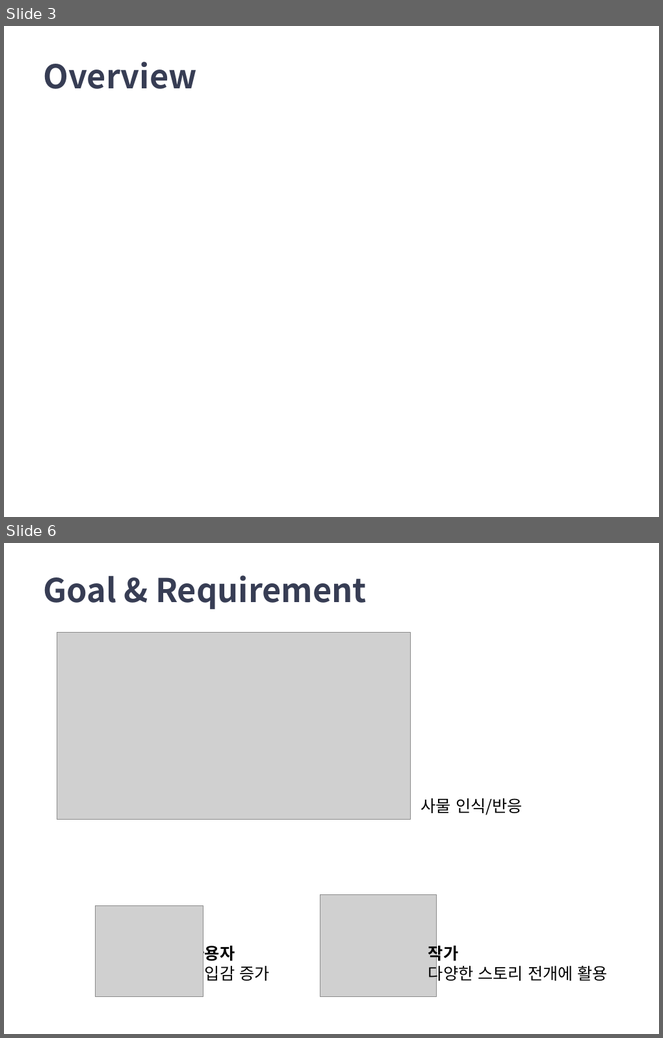
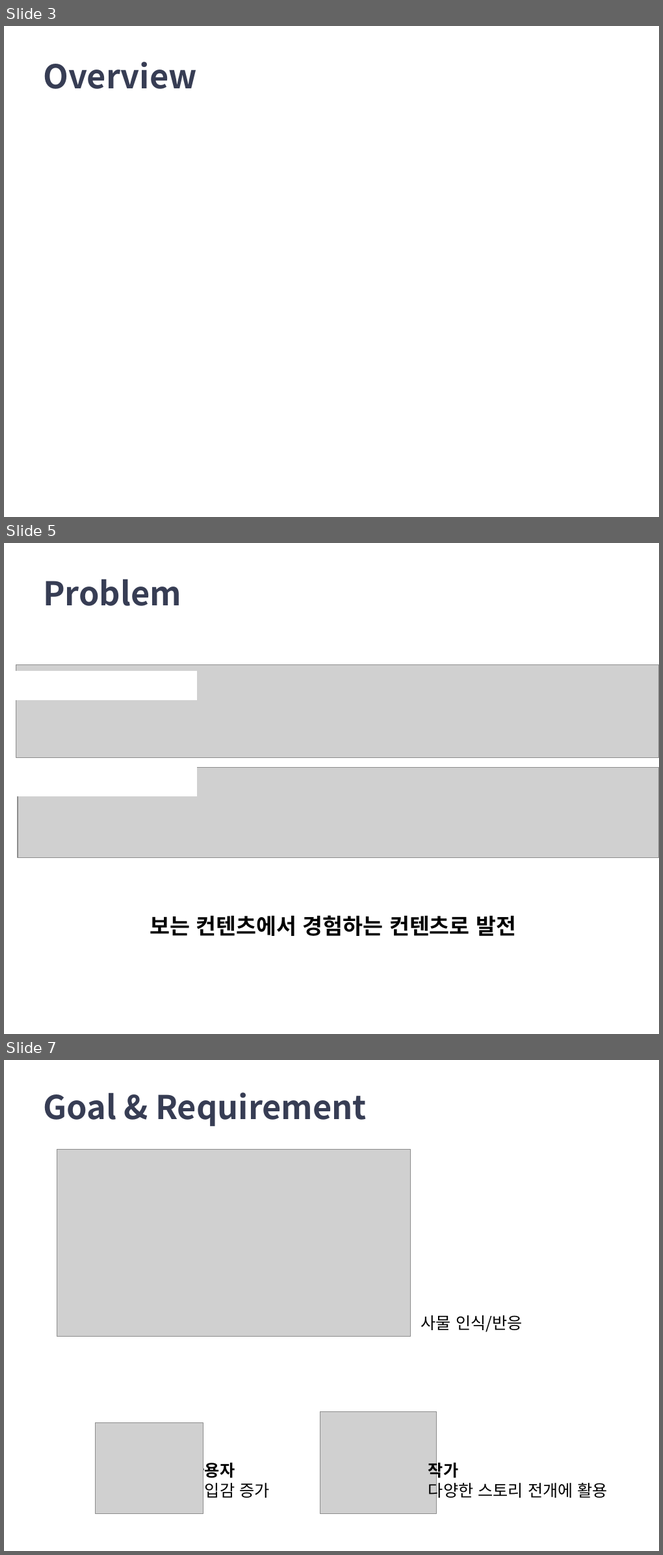
Before and after one commit to Jamjomjara/snu-artoon, a slide deck: artoon-spec.pptx. Shown one above the other, each under a label of ours: slides 3 and 6 before the commit, slides 3, 5 and 7 after it; the slides between them are not shown. The pictures are 663x1038 and 663x1555 pixels, drawn with LibreOffice and Linux fonts; fonts in the diff are those of the drawing; grey boxes stand for pictures. Boxes give left, top, right and bottom in pixels: in the first picture for what was removed or moved away, otherwise in the second. Text is boxed around its words. In the diff, an @@ line names an element or a change of style, - is before the commit and + after.

```diff
--- a/artoon-spec.pptx
+++ b/artoon-spec.pptx
@@ slide 5 added at bbox=[4, 543, 659, 1034], background #FFFFFF @@
@@ title added at bbox=[43, 579, 181, 606], 36 pt, text #373D54, bold @@
+Problem
@@ picture added at bbox=[16, 665, 659, 758] @@
@@ rectangle added at bbox=[16, 671, 196, 700], fill #FFFFFF @@
@@ rectangle added at bbox=[16, 767, 196, 797], fill #FFFFFF @@
@@ picture added at bbox=[18, 768, 659, 858] @@
@@ text added at bbox=[150, 915, 516, 936], 24 pt, text #000000, bold @@
+보는 컨텐츠에서 경험하는 컨텐츠로 발전
@@ what was slide 6 is now slide 7 @@
```
Also in this commit, not shown: 4 slides changed, 5 other slides added, 4 slides removed.
